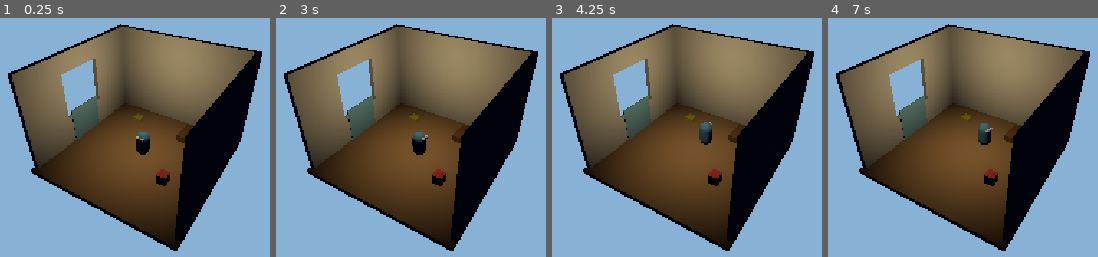
Above: before the commit, frames 1-4 (left to right).
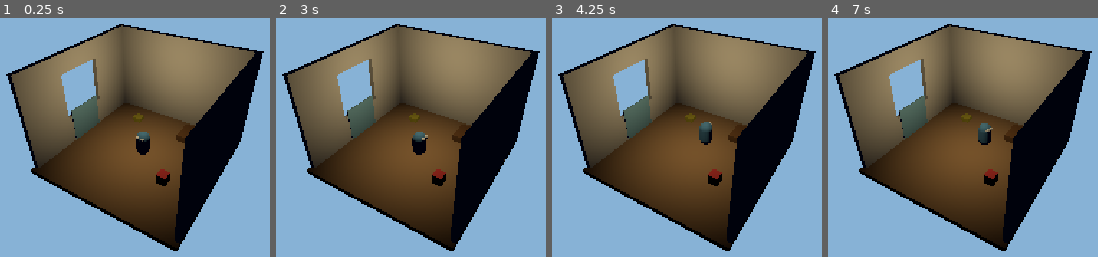
Above: after the commit, the same moments.

Repository: Marcovandelindt/Nook
Game: Godot game, scene res://main.tscn
The game is run twice, just before and just after one commit, with the same random seed, the same clock (stepped at 60 frames per second) and the same inputs.
Inputs (mouse positions are in pixels of both pictures, inside the frame that each line leads up to):
- Up to frame 1 (0.25 s): no input
- Up to frame 2 (3 s): tap Enter at 0.5, 2 s; move the mouse to (outside the picture) at 0.52 s; tap 1 at 0.6, 2.85 s; click (outside the picture) at 0.67 s; tap Space at 1.25, 2.75 s; move the mouse to (outside the picture) at 1.27 s; tap 2 at 1.35 s; click (outside the picture) at 1.42 s; move the mouse to (500, 34) at 2.02 s; tap 3 at 2.1 s; click (500, 34) at 2.17 s; move the mouse to (378, 223) at 2.77 s; click (378, 223) at 2.92 s
- Up to frame 3 (4.25 s): move the mouse to (outside the picture) at 3.52 s; tap 2 at 3.6 s; click (outside the picture) at 3.67 s
- Up to frame 4 (7 s): tap Enter at 4.25 s; move the mouse to (outside the picture) at 4.27 s; tap 3 at 4.35, 6.6 s; click (outside the picture) at 4.42 s; tap Space at 5 s; move the mouse to (1011, 135) at 5.02 s; tap 1 at 5.1 s; click (1011, 135) at 5.17 s; move the mouse to (852, 20) at 5.77 s; tap 2 at 5.85 s; click (852, 20) at 5.92 s; move the mouse to (outside the picture) at 6.52 s; click (outside the picture) at 6.67 s

The runs differ from the first frame. In frame 1, 0.5% of the frame differs, in the area x 2-98%, y 2-98%; in frame 2, 0.5%; in frame 3, 0.5%; in frame 4, 0.5%.

Commit message:
Add interactive camera: orbit with both mouse buttons, zoom with scroll
CameraController extends Camera3D and uses spherical coordinates around
a fixed target point. Both LMB+RMB held and drag to orbit; scroll wheel
to zoom. All sensitivity and distance limits are @export vars for easy
tuning from the editor.

Co-Authored-By: Claude Sonnet 4.6 <noreply@anthropic.com>

Diff:
--- a/main.gd
+++ b/main.gd
@@ -9,7 +9,8 @@
 const ObjectDefinition := preload("res://objects/object_definition.gd")
 const DebugOverlay     := preload("res://ui/debug_overlay.gd")
 const TimeOfDay        := preload("res://core/time_of_day.gd")
-const PresenceDetector := preload("res://core/presence_detector.gd")
+const PresenceDetector   := preload("res://core/presence_detector.gd")
+const CameraController   := preload("res://ui/camera_controller.gd")
 
 var _sun: DirectionalLight3D
 var _lamp: OmniLight3D
@@ -52,10 +53,8 @@
 
 
 func _setup_camera() -> void:
-	var camera := Camera3D.new()
-	camera.position = Vector3(5.0, 8.0, 8.0)
+	var camera := CameraController.new()
 	add_child(camera)
-	camera.look_at(Vector3(0.0, 1.0, 0.0))
 
 
 func _setup_lighting() -> void:
--- /dev/null
+++ b/ui/camera_controller.gd
@@ -0,0 +1,58 @@
+class_name CameraController
+extends Camera3D
+
+# Point the camera orbits around.
+@export var target: Vector3    = Vector3(0.0, 1.0, 0.0)
+
+# Initial spherical coordinates that match the phase-0 camera position (5,8,8).
+@export var distance: float    = 11.75
+@export var azimuth: float     = 32.0   # horizontal angle, degrees
+@export var elevation: float   = 37.0   # vertical angle, degrees
+
+@export var orbit_sensitivity: float = 0.25
+@export var zoom_step: float         = 1.0
+@export var min_distance: float      = 4.0
+@export var max_distance: float      = 20.0
+@export var min_elevation: float     = 10.0
+@export var max_elevation: float     = 75.0
+
+var _lmb: bool = false
+var _rmb: bool = false
+
+
+func _ready() -> void:
+	_apply()
+
+
+func _unhandled_input(event: InputEvent) -> void:
+	if event is InputEventMouseButton:
+		var mb := event as InputEventMouseButton
+		match mb.button_index:
+			MOUSE_BUTTON_LEFT:
+				_lmb = mb.pressed
+			MOUSE_BUTTON_RIGHT:
+				_rmb = mb.pressed
+			MOUSE_BUTTON_WHEEL_UP:
+				distance = clampf(distance - zoom_step, min_distance, max_distance)
+				_apply()
+			MOUSE_BUTTON_WHEEL_DOWN:
+				distance = clampf(distance + zoom_step, min_distance, max_distance)
+				_apply()
+
+	elif event is InputEventMouseMotion and _lmb and _rmb:
+		var m := event as InputEventMouseMotion
+		azimuth   -= m.relative.x * orbit_sensitivity
+		elevation  = clampf(elevation - m.relative.y * orbit_sensitivity,
+				min_elevation, max_elevation)
+		_apply()
+
+
+func _apply() -> void:
+	var az: float = deg_to_rad(azimuth)
+	var el: float = deg_to_rad(elevation)
+	position = target + Vector3(
+		distance * cos(el) * sin(az),
+		distance * sin(el),
+		distance * cos(el) * cos(az)
+	)
+	look_at(target)
